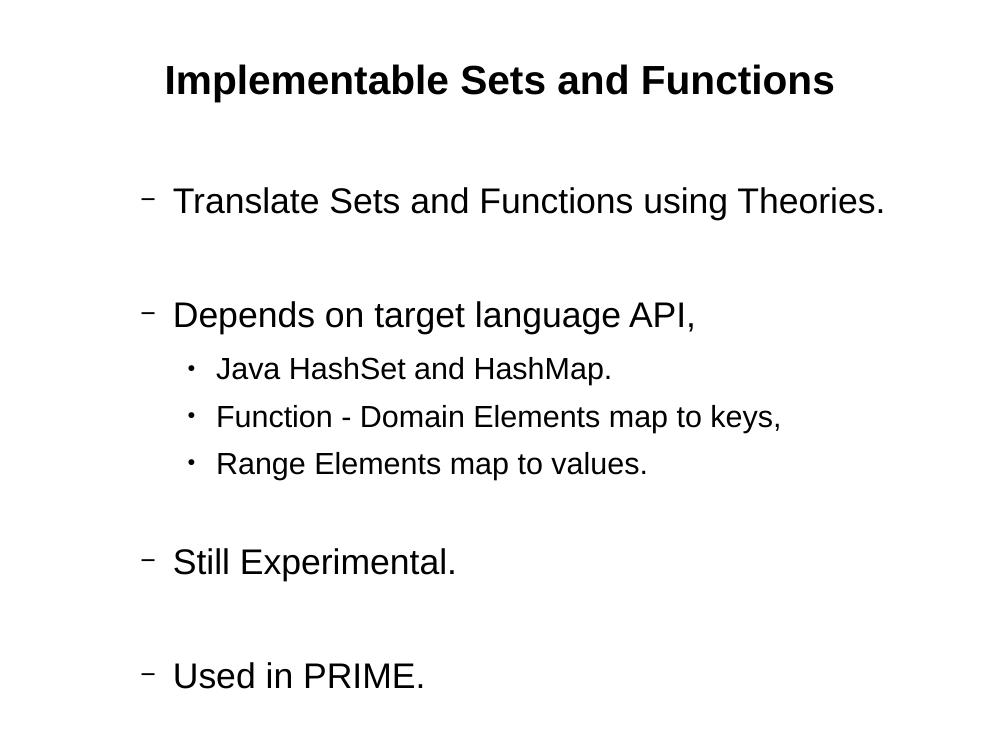
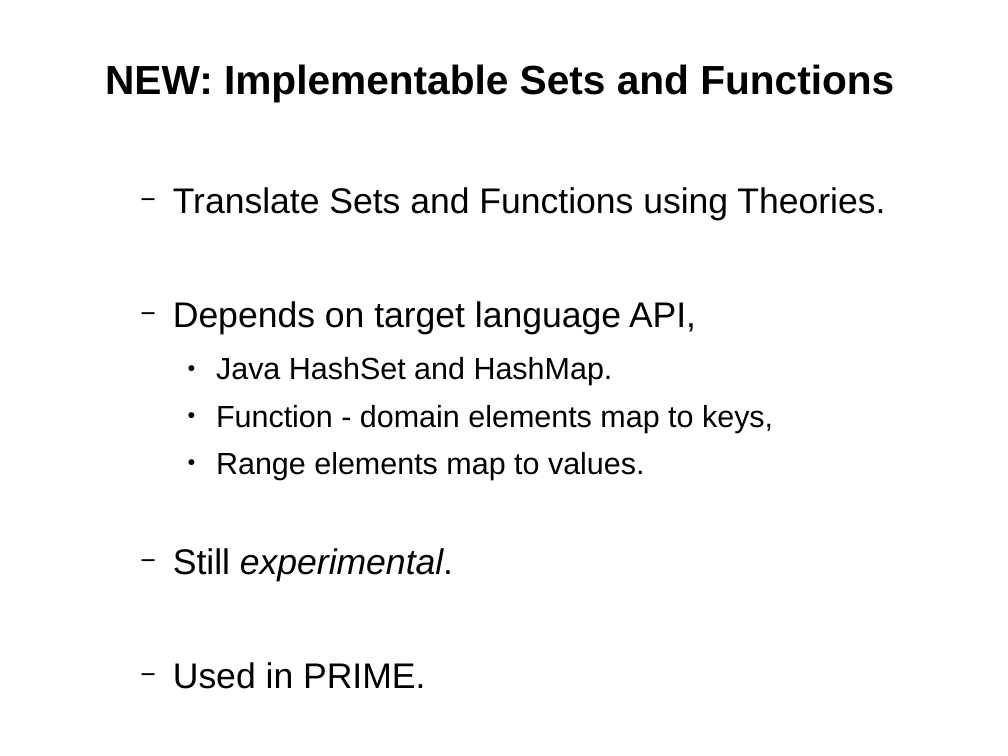
Before and after one commit to weetmuts/rodin-b-sharp-iUML_B_Utils, a slide deck: slide 11 of work/store/Writing/RUDW2014(accepted)/presentation/RUDW2014presentation.odp. Drawn at 1008x756 pixels with LibreOffice and Linux fonts; fonts in the diff are those of the drawing. Boxes give left, top, right and bottom in pixels: in the first picture for what was removed or moved away, otherwise in the second. Text is boxed around its words. In the diff, an @@ line names an element or a change of style, - is before the commit and + after.

```diff
--- a/work/store/Writing/RUDW2014(accepted)/presentation/RUDW2014presentation.odp
+++ b/work/store/Writing/RUDW2014(accepted)/presentation/RUDW2014presentation.odp
@@ text at [105, 64, 894, 102]: text changed @@
-Implementable Sets and Functions
+NEW: Implementable Sets and Functions
@@ text at [173, 405, 773, 581]: text changed @@
-    ● Function - Domain Elements map to keys,
-    ● Range Elements map to values.
-  − Still Experimental.
+    ● Function - domain elements map to keys,
+    ● Range elements map to values.
+  − Still experimental.
```
Also in this commit, not shown: 5 other slides changed, 11 other files.
